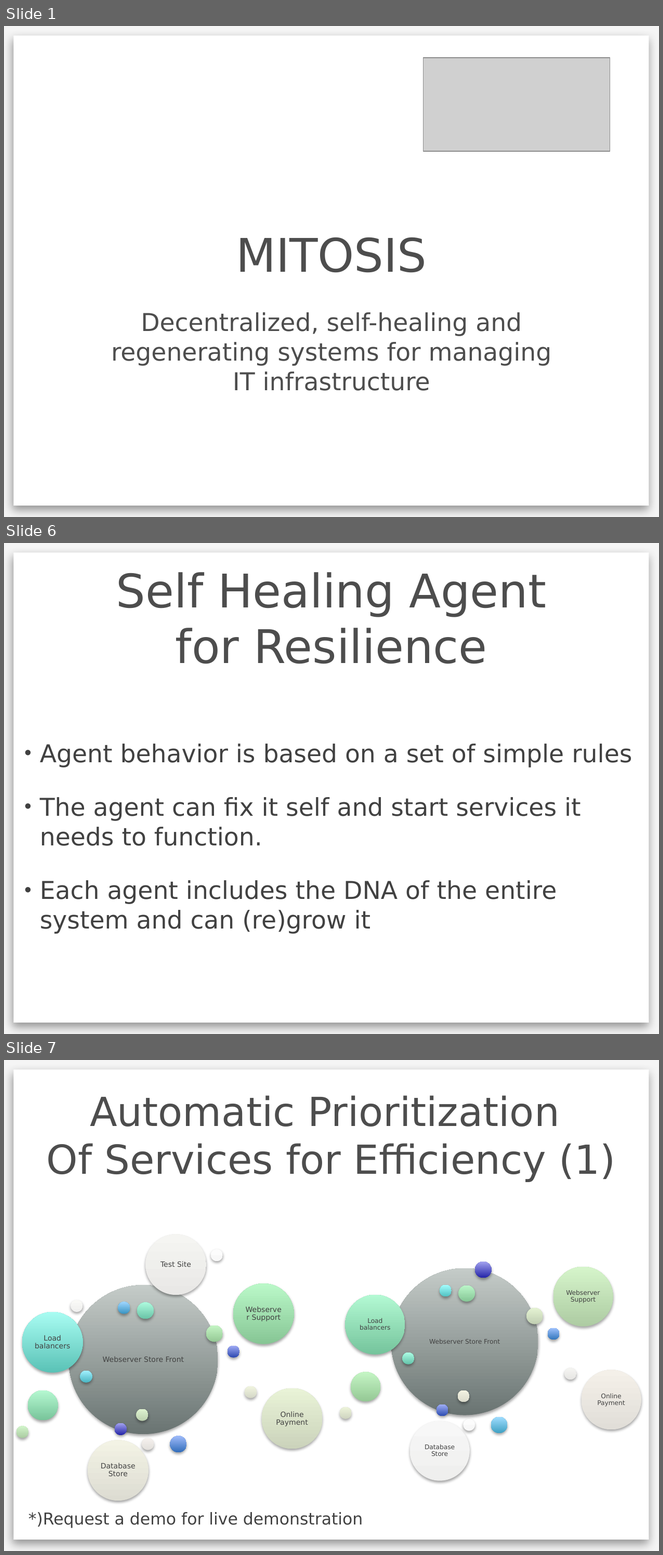
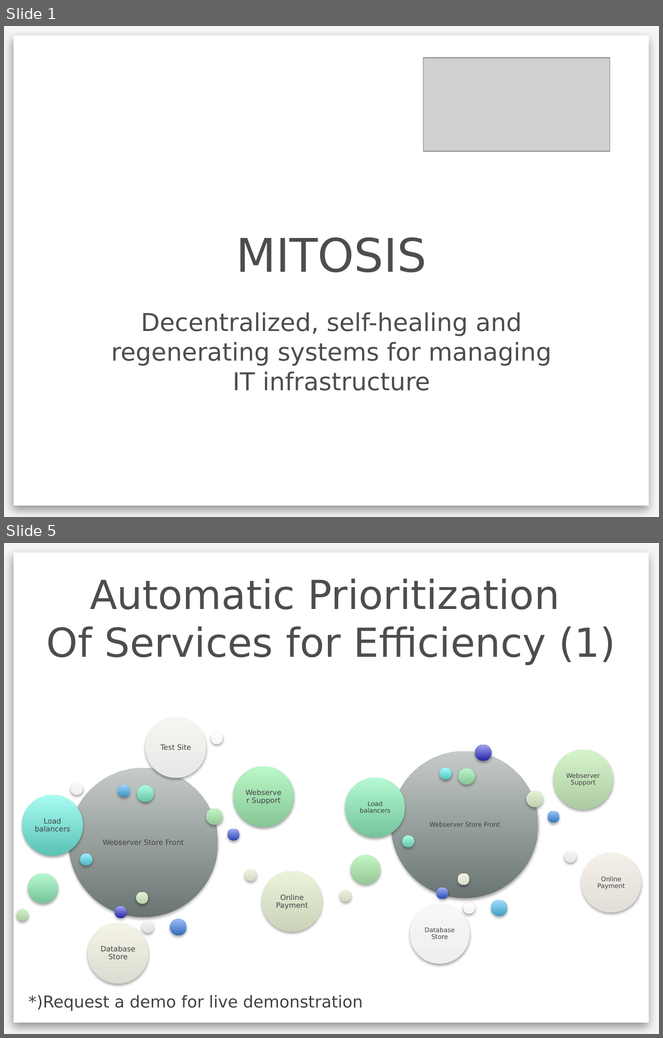
Before and after one commit to pinireznik/antitude, a slide deck: Mitosis-pitch.pptx. Shown one above the other, each under a label of ours: slides 1, 6 and 7 before the commit, slides 1 and 5 after it; the slides between them are not shown. The pictures are 663x1555 and 663x1038 pixels, drawn with LibreOffice and Linux fonts; fonts in the diff are those of the drawing; grey boxes stand for pictures; background and template pictures are left out. Boxes give left, top, right and bottom in pixels: in the first picture for what was removed or moved away, otherwise in the second. Text is boxed around its words. In the diff, an @@ line names an element or a change of style, - is before the commit and + after.

```diff
--- a/Mitosis-pitch.pptx
+++ b/Mitosis-pitch.pptx
@@ slide 6 removed at bbox=[4, 543, 659, 1034], background #F5F5F5; not listed: 1 template element that a slide beside it also shows @@
@@ title removed at bbox=[116, 572, 546, 664] @@
-Self Healing Agent
-for Resilience
@@ text removed at bbox=[40, 744, 632, 934] @@
-• Agent behavior is based on a set of simple rules
-• The agent can fix it self and start services it needs to function.
-• Each agent includes the DNA of the entire system and can (re)grow it
@@ what was slide 7 is now slide 5 @@
```
Also in this commit, not shown: 4 slides changed, 7 slides added, 15 other slides removed.
